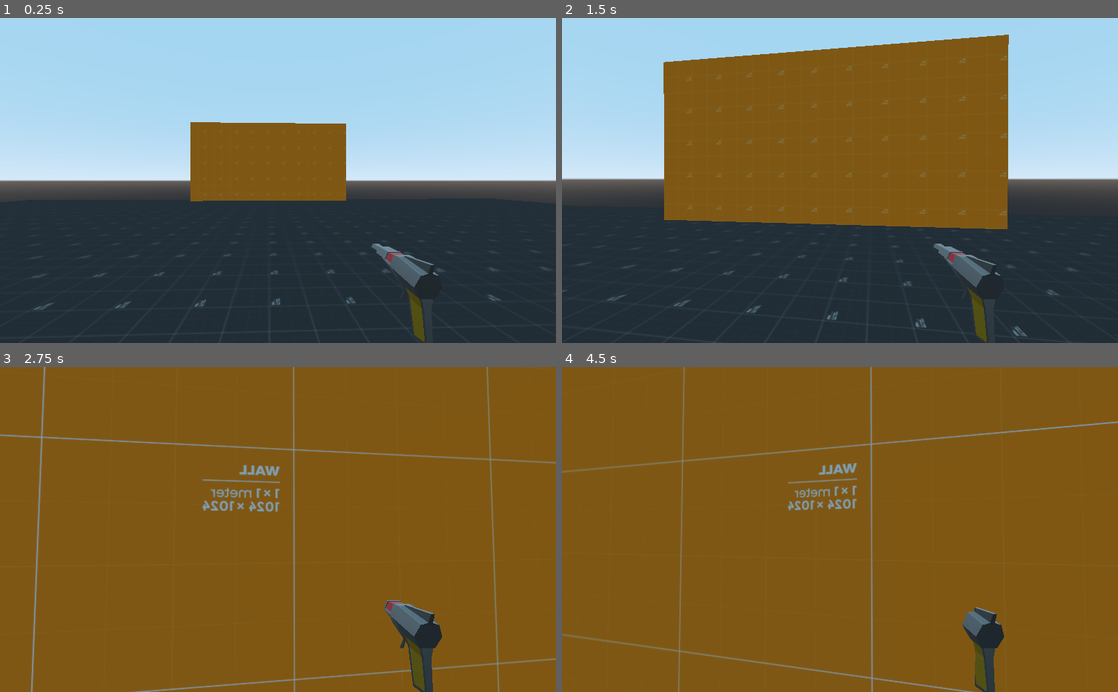
Above: before the commit, frames 1-4 (two rows, left to right).
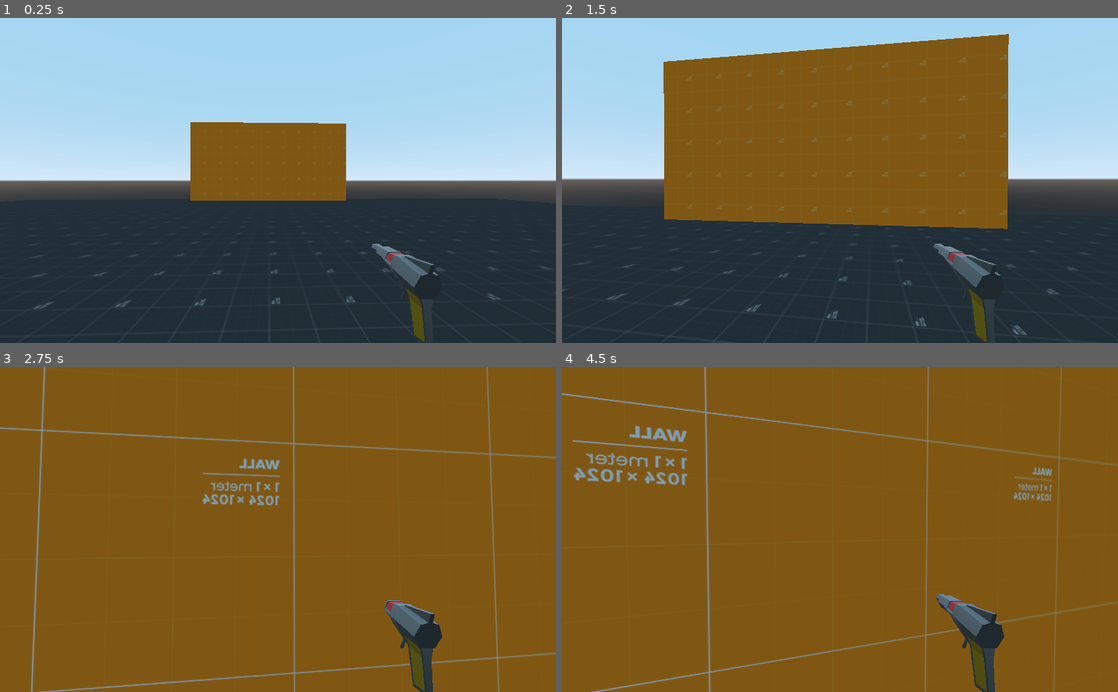
Above: after the commit, the same moments.

Repository: TinyZilla/BGJ2022
Game: Godot game, scene res://Source/Levels/TestLevel.tscn
Two runs of this game, one before a commit and one after it. Both use one fixed random seed, a clock stepped at 60 frames per second and the inputs below.
Inputs (mouse positions are in pixels of both pictures, inside the frame that each line leads up to):
- Up to frame 1 (0.25 s): no input
- Up to frame 2 (1.5 s): tap Enter (ui_accept) at 0.5 s; move the mouse to (867, 180) at 0.52 s; hold W (movement_up) from 0.53 s (still down); tap Space (movement_jump) at 0.77 s; move the mouse to (812, 180) at 1.27 s
- Up to frame 3 (2.75 s): keep holding W (movement_up); tap Space (movement_jump) at 1.52 s; move the mouse to (289, 523) at 2.02 s
- Up to frame 4 (4.5 s): keep holding W (movement_up); move the mouse to (834, 536) at 2.77 s; tap Space (movement_jump) at 3.02, 3.77 s; move the mouse to (878, 532) at 3.52 s; tap Escape (ui_cancel) at 4.15 s; move the mouse to (795, 526) at 4.27 s

The runs differ from the first frame. In frame 1, 0.1% of the frame differs, in the area x 5-99%, y 32-90%; in frame 2, 0.5%; in frame 3, 3.4%; in frame 4, 6.0%, in the area x 0-100%, y 0-100%.

Commit message:
pre-req for statmachine

Diff:
--- /dev/null
+++ b/Source/Entities/Entity.tscn
@@ -0,0 +1,34 @@
+[gd_scene load_steps=6 format=2]
+
+[ext_resource path="res://Source/Entities/Legs.gd" type="Script" id=1]
+
+[sub_resource type="CapsuleShape" id=1]
+radius = 0.5
+
+[sub_resource type="CapsuleMesh" id=2]
+radius = 0.5
+
+[sub_resource type="PrismMesh" id=3]
+size = Vector3( 0.5, 0.5, 0.5 )
+
+[sub_resource type="SpatialMaterial" id=4]
+albedo_color = Color( 0.121569, 0.92549, 0.988235, 1 )
+
+[node name="Entity" type="KinematicBody"]
+
+[node name="Legs" type="Node" parent="."]
+script = ExtResource( 1 )
+
+[node name="BodyCollisionShape" type="CollisionShape" parent="."]
+transform = Transform( 1, 0, 0, 0, -4.37114e-08, -1, 0, 1, -4.37114e-08, 0, 1, 0 )
+shape = SubResource( 1 )
+
+[node name="Body" type="MeshInstance" parent="."]
+transform = Transform( 1, 0, 0, 0, -4.37114e-08, -1, 0, 1, -4.37114e-08, 0, 1, 0 )
+mesh = SubResource( 2 )
+material/0 = null
+
+[node name="DirectionPointer" type="MeshInstance" parent="Body"]
+transform = Transform( 1, 0, 0, 0, -1, 8.74228e-08, 0, -8.74228e-08, -1, 0, -0.528571, -0.591568 )
+mesh = SubResource( 3 )
+material/0 = SubResource( 4 )
--- a/Source/Player/Legs.gd
+++ b/Source/Entities/Legs.gd
@@ -5,14 +5,14 @@
 # ----------------------------------------------
 
 # Horizontal Variables.
-export(float) var _max_velocity: float = 10.0 # Meters per second
-export(float) var _accel_time: float = 0.2 # Second
-export(float) var _decel_time: float = 0.4 # Second
+export(float) var _max_velocity: float = 10.0 setget set_max_velocity # Meters per second
+export(float) var _accel_time: float = 0.2 setget set_accel_time # Seconds
+export(float) var _decel_time: float = 0.4 setget set_decel_time # Seconds
 
 # Vertical Variables.
-export(float) var _jump_height: float = 3.0 # meters.
-export(float) var _jump_time_to_peak: float = 0.3 # Second
-export(float) var _jump_time_to_ground: float = 0.4 # Second
+export(float) var _jump_height: float = 3.0 setget set_jump_height # meters.
+export(float) var _jump_time_to_peak: float = 0.3 setget set_jump_time_to_peak # Seconds
+export(float) var _jump_time_to_ground: float = 0.4 setget set_jump_time_to_ground # Seconds
 
 # Public facing Variable. Could be updated.
 var _direction: Vector2 = Vector2.ZERO
@@ -59,16 +59,46 @@
 	_jump()
 
 # ----------------------------------------------
+#          Public Param Change Functions
+# ----------------------------------------------
+func set_max_velocity(velocity: float) -> void:
+	_max_velocity = velocity
+	_move_variable_calculation()
+
+func set_accel_time(time: float) -> void:
+	_accel_time = time
+	_move_variable_calculation()
+
+func set_decel_time(time: float) -> void:
+	_decel_time = time
+	_move_variable_calculation()
+
+func set_jump_height(jump_height: float) -> void:
+	_jump_height = jump_height
+	_jump_variable_calculation()
+
+func set_jump_time_to_peak(time_to_peak: float) -> void:
+	_jump_time_to_peak = time_to_peak
+	_jump_variable_calculation()
+
+func set_jump_time_to_ground(time_to_ground: float) -> void:
+	_jump_time_to_ground = time_to_ground
+	_jump_variable_calculation()
+
+# ----------------------------------------------
 #                Private Functions
 # ----------------------------------------------
 func _ready() -> void:
 	_kinematic_body = get_parent()
 
-	# Move variable calculations:
+	_move_variable_calculation()
+	_jump_variable_calculation()
+
+func _move_variable_calculation() -> void:
 	_accel = _max_velocity / _accel_time
 	_friction = _max_velocity / _decel_time
 
-	# Jump Variable calculations:
+func _jump_variable_calculation() -> void:
 	_jump_velocity = (2.0 * _jump_height) / _jump_time_to_peak
 	_jump_gravity = (-2.0 * _jump_height) / (_jump_time_to_peak * _jump_time_to_peak)
 	_fall_gravity = (-2.0 * _jump_height) / (_jump_time_to_ground * _jump_time_to_ground)
--- a/Source/Player/Brain.gd
+++ b/Source/Player/Brain.gd
@@ -23,9 +23,10 @@
 	_check_movement_input(event)
 	_check_jump_input(event)
 	_check_look_input(event)
+	_check_mouse_lock(event)
 
 func _check_look_input(event: InputEvent) -> void:
-	if not event is InputEventMouseMotion:
+	if not event is InputEventMouseMotion or not Input.get_mouse_mode() == Input.MOUSE_MODE_CAPTURED:
 		return
 
 	# Programmer's note. The X and Y values are pixel value on the screen.
@@ -53,3 +54,12 @@
 		return
 
 	emit_signal("jump_changed", event.is_pressed())
+
+func _check_mouse_lock(event: InputEvent) -> void:
+	if not event.is_action_pressed("ui_cancel"):
+		return
+
+	if Input.get_mouse_mode() == Input.MOUSE_MODE_CAPTURED:
+		Input.set_mouse_mode(Input.MOUSE_MODE_VISIBLE)
+	else:
+		Input.set_mouse_mode(Input.MOUSE_MODE_CAPTURED)
--- a/Source/Player/Player.tscn
+++ b/Source/Player/Player.tscn
@@ -1,58 +1,30 @@
-[gd_scene load_steps=10 format=2]
+[gd_scene load_steps=6 format=2]
 
 [ext_resource path="res://Source/Player/Head.gd" type="Script" id=1]
-[ext_resource path="res://Source/Player/Player.gd" type="Script" id=2]
+[ext_resource path="res://Source/Entities/Entity.tscn" type="PackedScene" id=2]
 [ext_resource path="res://Source/Player/Brain.gd" type="Script" id=3]
-[ext_resource path="res://Source/Player/Legs.gd" type="Script" id=4]
+[ext_resource path="res://Source/Player/Player.gd" type="Script" id=4]
 [ext_resource path="res://Models/SpaceGun/space_gun.gltf" type="PackedScene" id=5]
 
-[sub_resource type="CapsuleShape" id=6]
-radius = 0.5
+[node name="Player" instance=ExtResource( 2 )]
+script = ExtResource( 4 )
 
-[sub_resource type="CapsuleMesh" id=7]
-radius = 0.5
-
-[sub_resource type="PrismMesh" id=9]
-size = Vector3( 0.5, 0.5, 0.5 )
-
-[sub_resource type="SpatialMaterial" id=10]
-albedo_color = Color( 0.121569, 0.92549, 0.988235, 1 )
-
-[node name="Player" type="KinematicBody"]
-transform = Transform( 1, 0, 0, 0, 1, 0, 0, 0, 1, 0, 1, 0 )
-script = ExtResource( 2 )
-
-[node name="Brain" type="Node" parent="."]
+[node name="Brain" type="Node" parent="." index="0"]
 script = ExtResource( 3 )
 
-[node name="Legs" type="Node" parent="."]
-script = ExtResource( 4 )
-
-[node name="Head" type="Spatial" parent="."]
-transform = Transform( 1, 0, 0, 0, 1, 0, 0, 0, 1, 0, 0.624655, 0 )
+[node name="Head" type="Spatial" parent="." index="1"]
+transform = Transform( 1, 0, 0, 0, 1, 0, 0, 0, 1, 0, 1.61092, 0 )
 script = ExtResource( 1 )
 
-[node name="Camera" type="Camera" parent="Head"]
+[node name="Camera" type="Camera" parent="Head" index="0"]
 current = true
 size = 10.0
 
-[node name="space_gun" parent="Head/Camera" instance=ExtResource( 5 )]
+[node name="space_gun" parent="Head/Camera" index="0" instance=ExtResource( 5 )]
 transform = Transform( -1, 0, 8.74228e-08, 0, 1, 0, -8.74228e-08, 0, -1, 0.264, -0.251, -0.433 )
 
-[node name="BodyCollisionShape" type="CollisionShape" parent="."]
-transform = Transform( 1, 0, 0, 0, -4.37114e-08, -1, 0, 1, -4.37114e-08, 0, 0, 0 )
-shape = SubResource( 6 )
-
-[node name="Body" type="MeshInstance" parent="."]
-transform = Transform( 1, 0, 0, 0, -4.37114e-08, -1, 0, 1, -4.37114e-08, 0, 0, 0 )
-mesh = SubResource( 7 )
-material/0 = null
-
-[node name="DirectionPointer" type="MeshInstance" parent="Body"]
-transform = Transform( 1, 0, 0, 0, -1, 8.74228e-08, 0, -8.74228e-08, -1, 0, -0.528571, -0.591568 )
+[node name="DirectionPointer" parent="Body" index="0"]
 visible = false
-mesh = SubResource( 9 )
-material/0 = SubResource( 10 )
 
 [connection signal="input_direction_changed" from="Brain" to="Legs" method="set_direction"]
 [connection signal="jump_changed" from="Brain" to="Legs" method="jump"]
